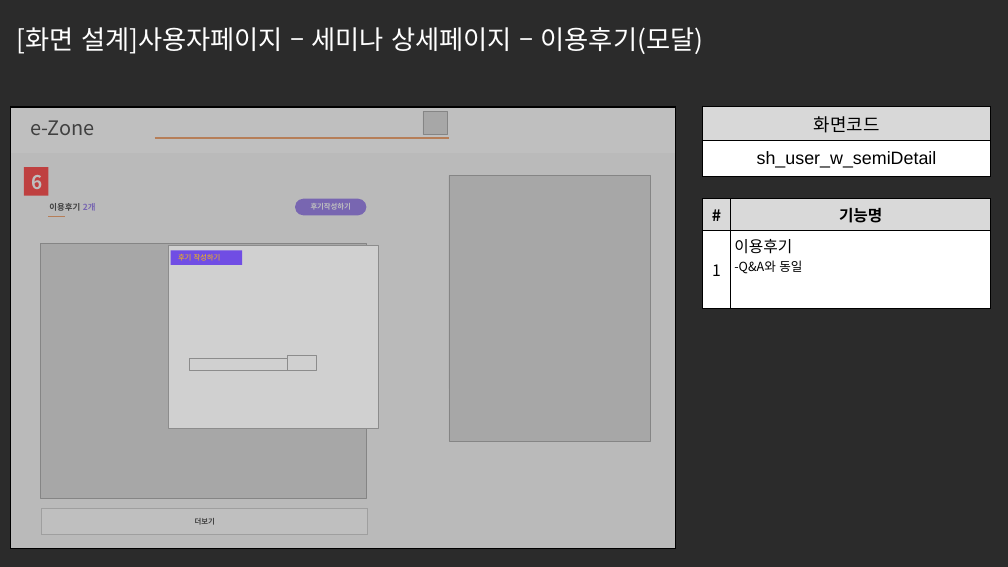
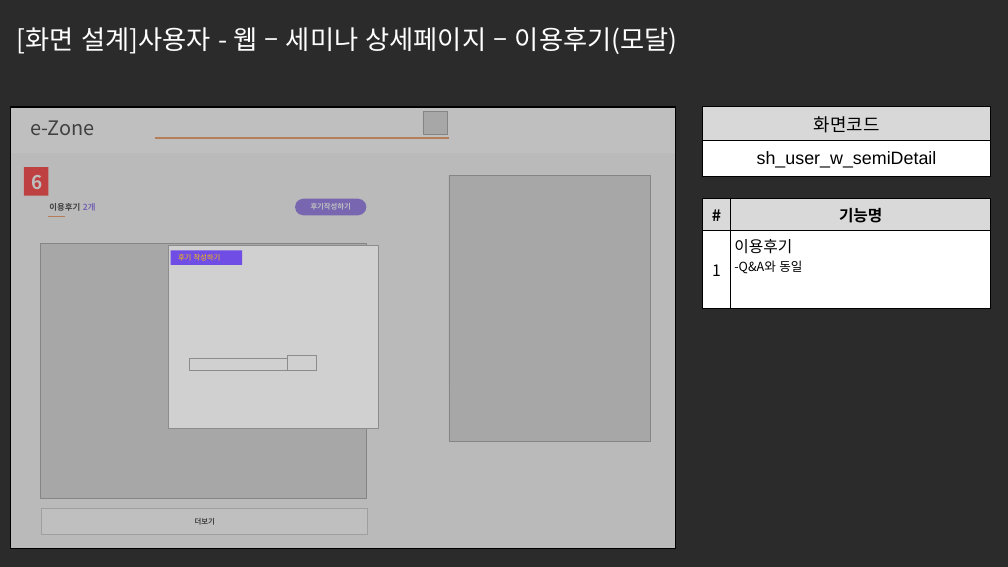
Before and after one commit to ezenteam2/e-Zone, a slide deck: slide 8 of 0 발표용 파워포인트/project05 - 파워포인트 종합 - 서희.pptx. Drawn at 1008x567 pixels with LibreOffice and Linux fonts; fonts in the diff are those of the drawing; grey boxes stand for pictures; background and template pictures are left out; a plain dark background stands for a picture behind light text. Boxes give left, top, right and bottom in pixels: in the first picture for what was removed or moved away, otherwise in the second. Text is boxed around its words. In the diff, an @@ line names an element or a change of style, - is before the commit and + after.

```diff
--- a/0 발표용 파워포인트/project05 - 파워포인트 종합 - 서희.pptx
+++ b/0 발표용 파워포인트/project05 - 파워포인트 종합 - 서희.pptx
@@ text at <box>17,27,677,54</box>: text changed @@
-[화면 설계]사용자페이지 – 세미나 상세페이지 – 이용후기(모달)
+[화면 설계]사용자 - 웹 – 세미나 상세페이지 – 이용후기(모달)
```
Also in this commit, not shown: 28 other slides changed.
